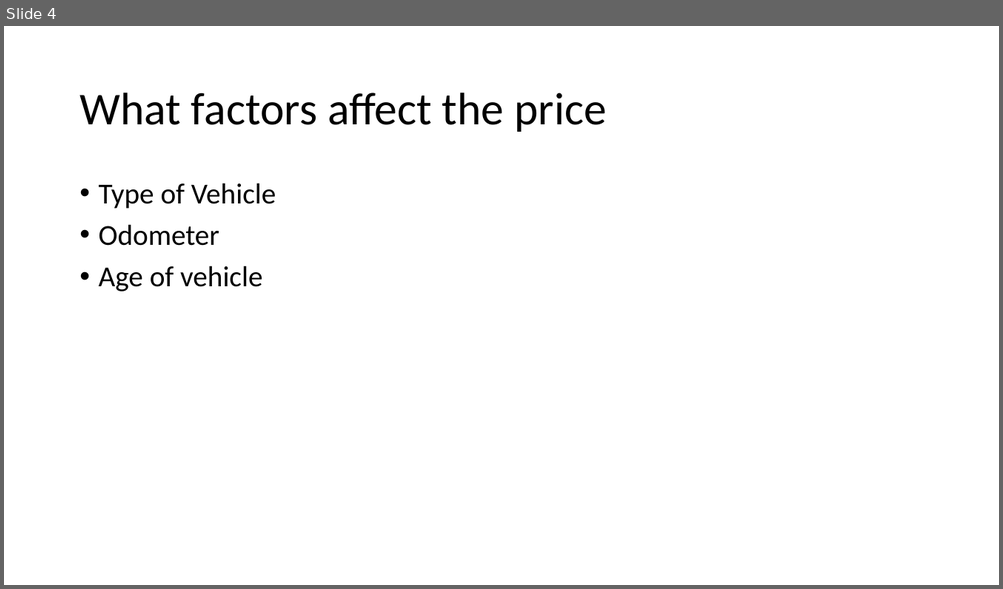
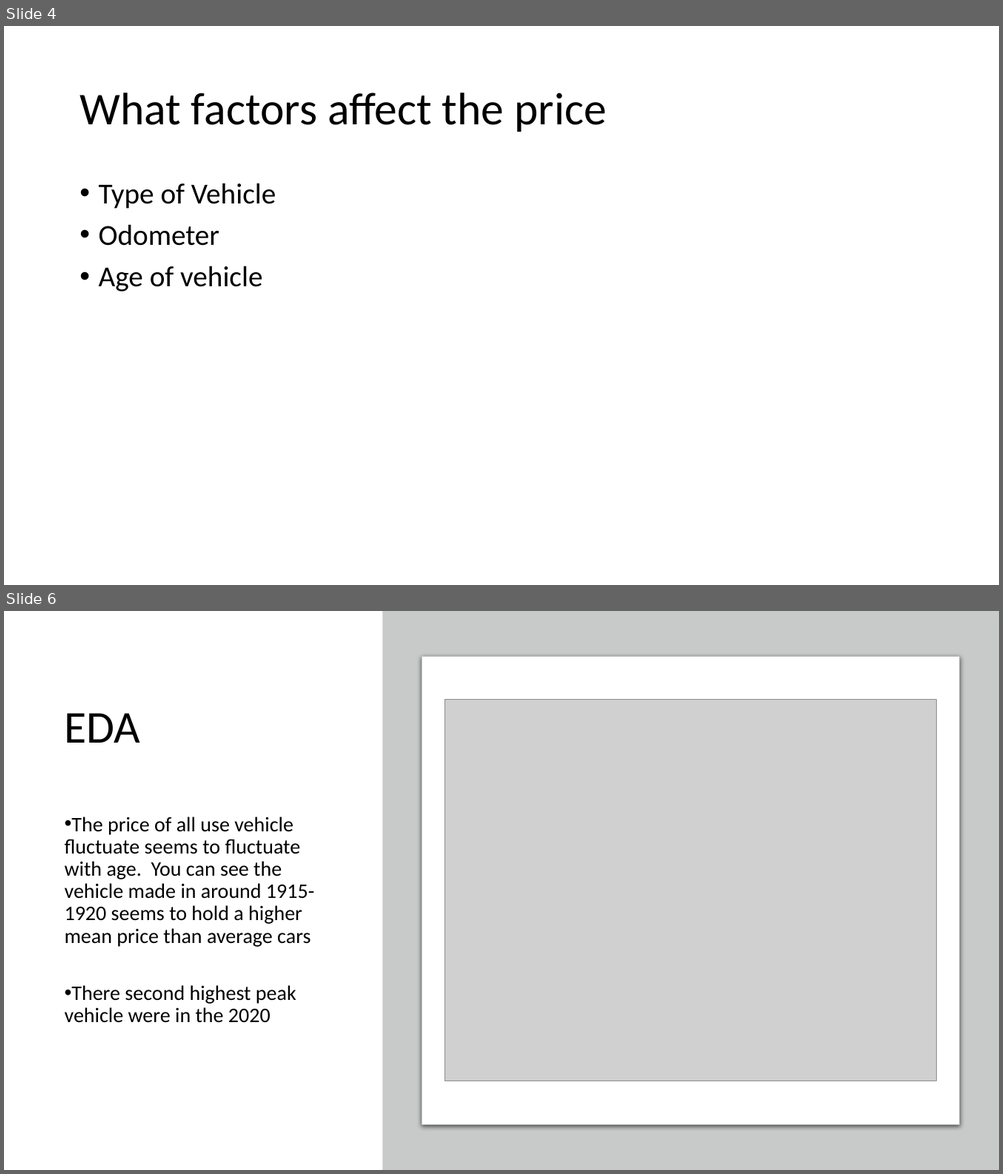
Before and after one commit to kwanjeff/DataTrack, a slide deck: Capstone 3/FinalPresentation_UsedCar_Jeff_Kwan.pptx. Shown one above the other, each under a label of ours: slide 4 before the commit, slides 4 and 6 after it; the slides between them are not shown. The pictures are 1003x589 and 1003x1174 pixels, drawn with LibreOffice and Linux fonts; fonts in the diff are those of the drawing; grey boxes stand for pictures. Boxes give left, top, right and bottom in pixels: in the first picture for what was removed or moved away, otherwise in the second. Text is boxed around its words. In the diff, an @@ line names an element or a change of style, - is before the commit and + after.

```diff
--- a/Capstone 3/FinalPresentation_UsedCar_Jeff_Kwan.pptx
+++ b/Capstone 3/FinalPresentation_UsedCar_Jeff_Kwan.pptx
@@ slide 6 added at (4,611,999,1170), background #FFFFFF @@
@@ rectangle added at (382,611,999,1170), fill #C8CACA @@
@@ rounded rectangle added at (422,657,959,1125), fill #FFFFFF, outline #C8CACA 0.75 pt @@
@@ title added at (65,713,141,743), 44 pt, text #000000 @@
+EDA
@@ picture added at (445,700,936,1082) @@
@@ text added at (65,817,314,1023), 20 pt, text #000000 @@
+• The price of all use vehicle fluctuate seems to fluctuate with age. You can see the vehicle made in around 1915-1920 seems to hold a higher mean price than average cars
+• There second highest peak vehicle were in the 2020
```
Also in this commit, not shown: 1 slide changed, 5 other slides added, 5 slides removed.
